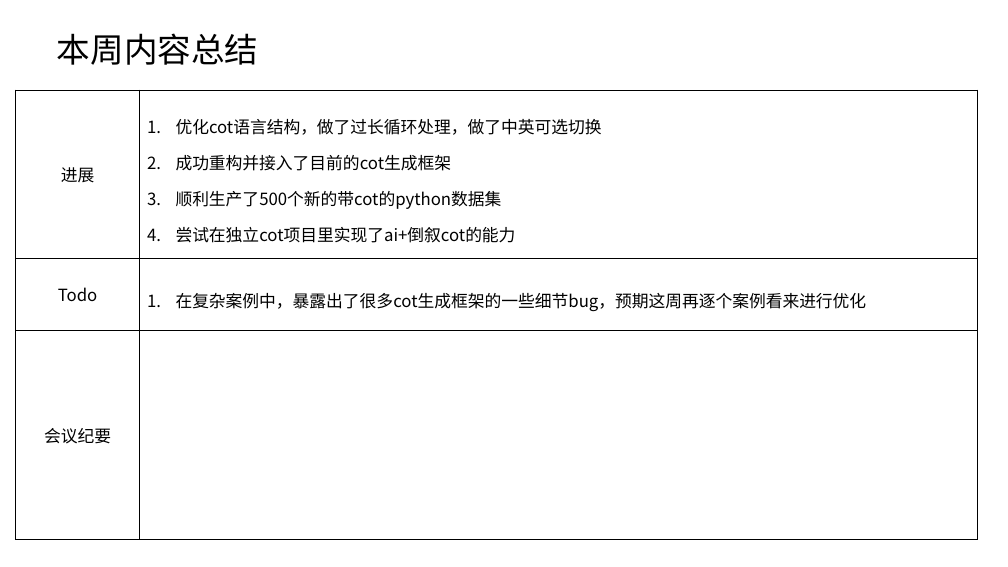
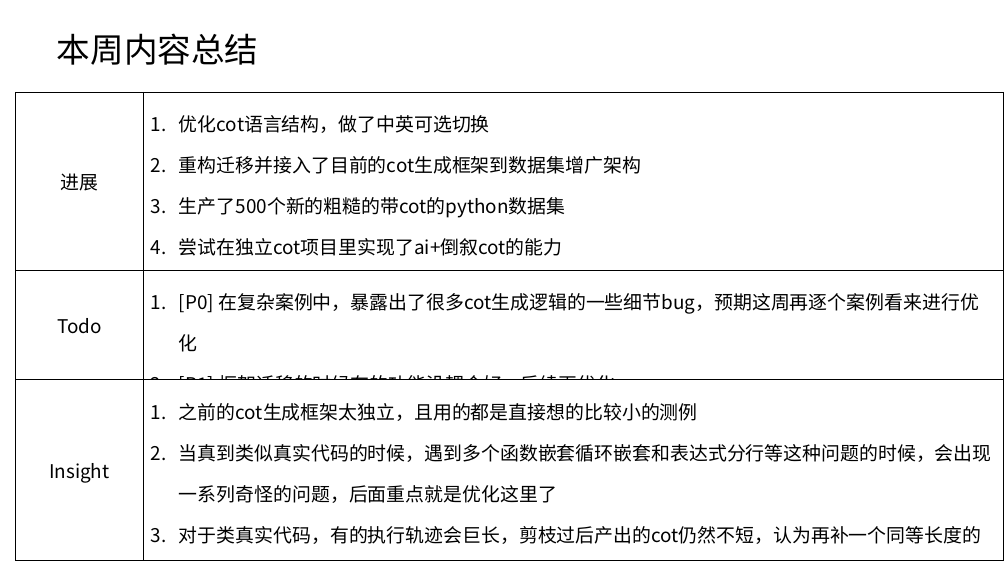
Before and after one commit to caoye04/TreecEva, a slide deck: slide 2 of 组会记录/组会1113.pptx. Drawn at 1008x567 pixels with LibreOffice and Linux fonts; fonts in the diff are those of the drawing. Boxes give left, top, right and bottom in pixels: in the first picture for what was removed or moved away, otherwise in the second. Text is boxed around its words. In the diff, an @@ line names an element or a change of style, - is before the commit and + after.

```diff
--- a/组会记录/组会1113.pptx
+++ b/组会记录/组会1113.pptx
@@ table at [16,92,1004,560] @@
-row 1, column 2: 优化cot语言结构，做了过长循环处理，做了中英可选切换 / 成功重构并接入了目前的cot生成框架 / 顺利生产了500个新的带cot的python数据集 / 尝试在独立cot项目里实现了ai+倒叙cot的能力
+row 1, column 2: 优化cot语言结构，做了中英可选切换 / 重构迁移并接入了目前的cot生成框架到数据集增广架构 / 生产了500个新的粗糙的带cot的python数据集 / 尝试在独立cot项目里实现了ai+倒叙cot的能力 / 粗略看了和我们思路相近的一个工作：code+执行轨迹—>AI—>自然语言cot
-row 2, column 2: 在复杂案例中，暴露出了很多cot生成框架的一些细节bug，预期这周再逐个案例看来进行优化
+row 2, column 2: [P0] 在复杂案例中，暴露出了很多cot生成逻辑的一些细节bug，预期这周再逐个案例看来进行优化 / [P1] 框架迁移的时候有的功能没耦合好，后续再优化
-row 3, column 1: 会议纪要
+row 3, column 1: Insight
-row 3, column 2: 
+row 3, column 2: 之前的cot生成框架太独立，且用的都是直接想的比较小的测例 / 当真到类似真实代码的时候，遇到多个函数嵌套循环嵌套和表达式分行等这种问题的时候，会出现一系列奇怪的问题，后面重点就是优化这里了 / 对于类真实代码，有的执行轨迹会巨长，剪枝过后产出的cot仍然不短，认为再补一个同等长度的倒序cot对训练提升较小
@@ size 16 to 18 pt in "进展", "Todo" @@
@@ table: place and size @@
-table at [16,90,978,539]
+table at [16,92,1004,560]
```
Also in this commit, not shown: 1 other slide changed, 15 slides added, 17 slides removed, 20 other files.
